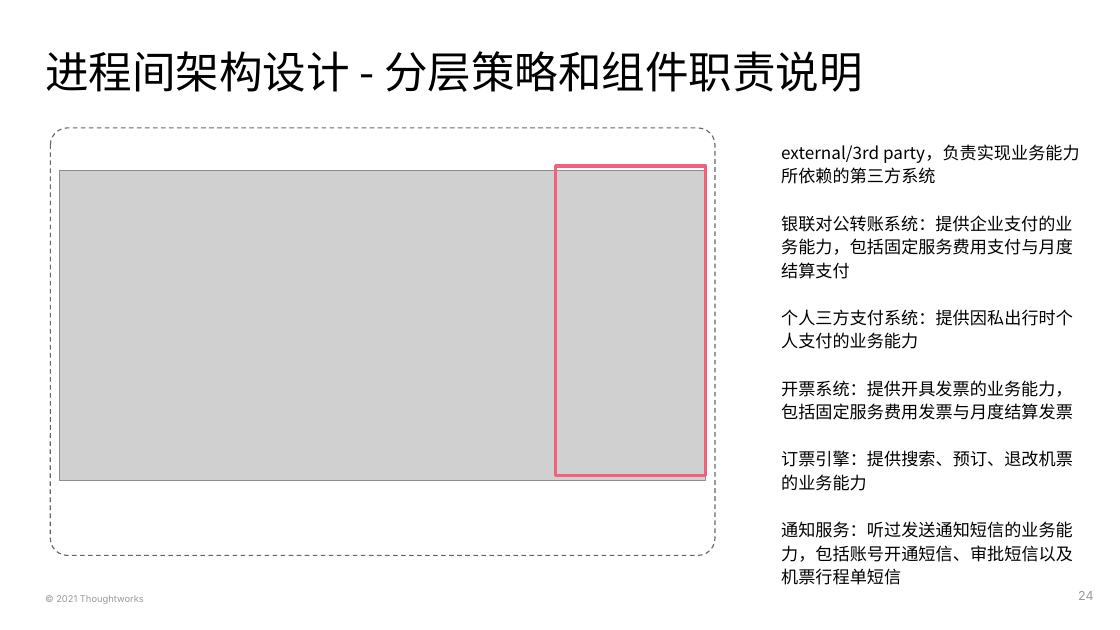
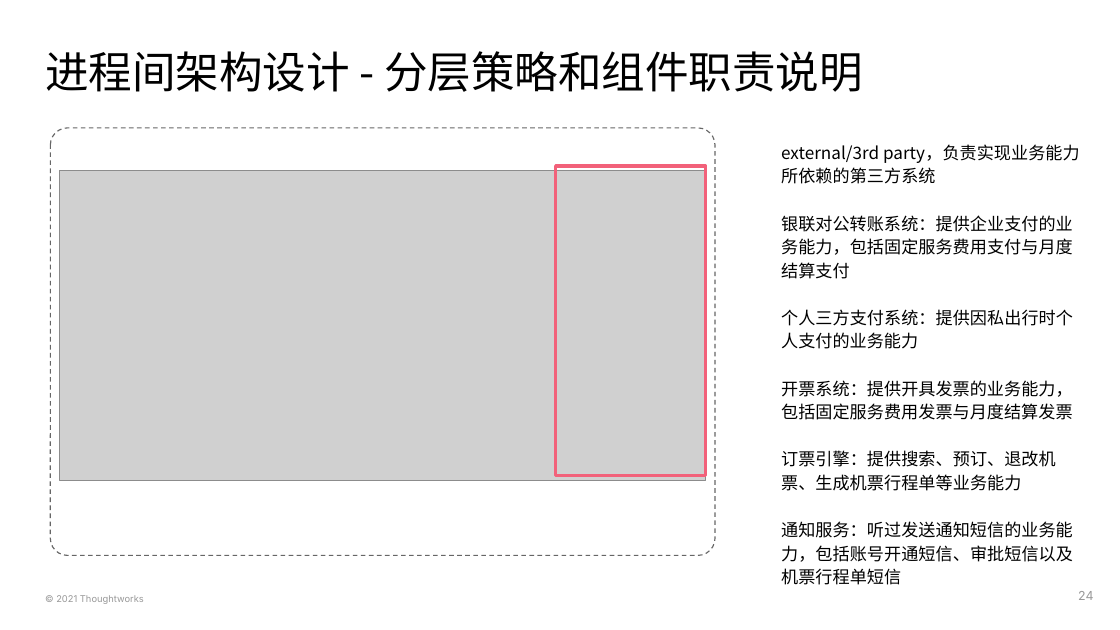
Before and after one commit to deesyx/heima, a slide deck: slide 24 of doc/PS4 黑马考核-项目On-boarding模板-胡炫光.pptx. Drawn at 1120x630 pixels with LibreOffice and Linux fonts; fonts in the diff are those of the drawing; grey boxes stand for pictures. Boxes give left, top, right and bottom in pixels: in the first picture for what was removed or moved away, otherwise in the second. Text is boxed around its words. In the diff, an @@ line names an element or a change of style, - is before the commit and + after.

```diff
--- a/doc/PS4 黑马考核-项目On-boarding模板-胡炫光.pptx
+++ b/doc/PS4 黑马考核-项目On-boarding模板-胡炫光.pptx
@@ text at (x1=781, y1=450, x2=1056, y2=491): text changed @@
-订票引擎：提供搜索、预订、退改机票的业务能力
+订票引擎：提供搜索、预订、退改机票、生成机票行程单等业务能力
```
Also in this commit, not shown: 5 other slides changed, 1 slide added, 2 slides removed, 7 other files.
